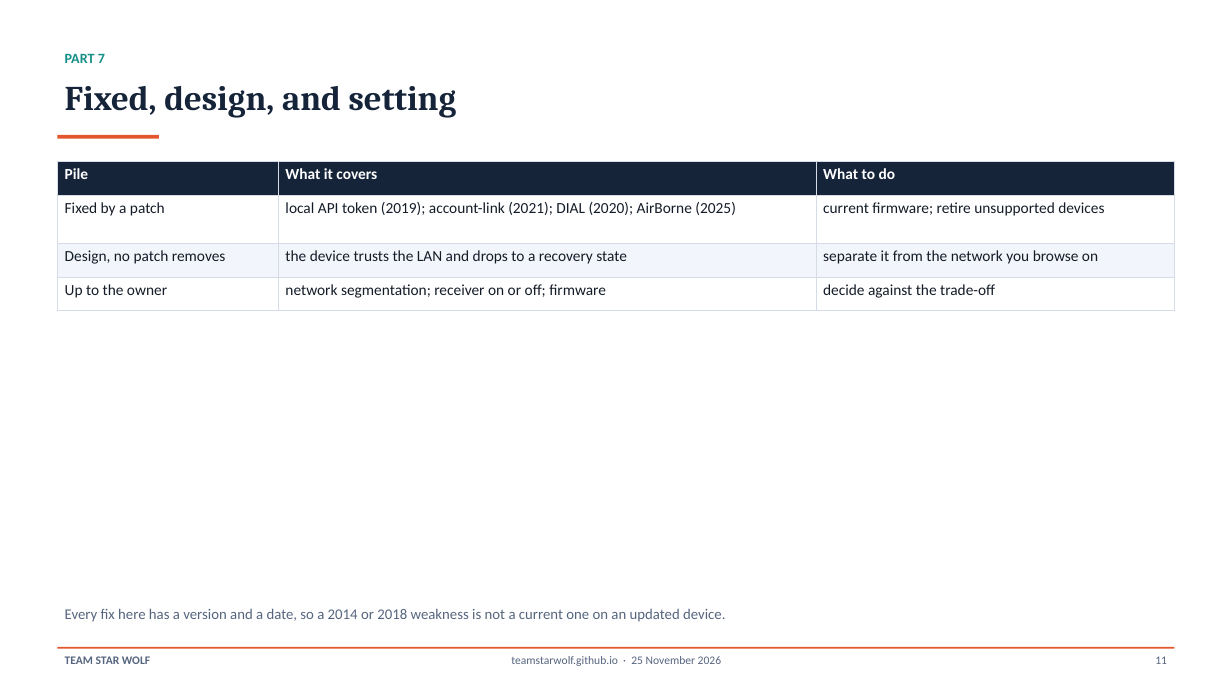
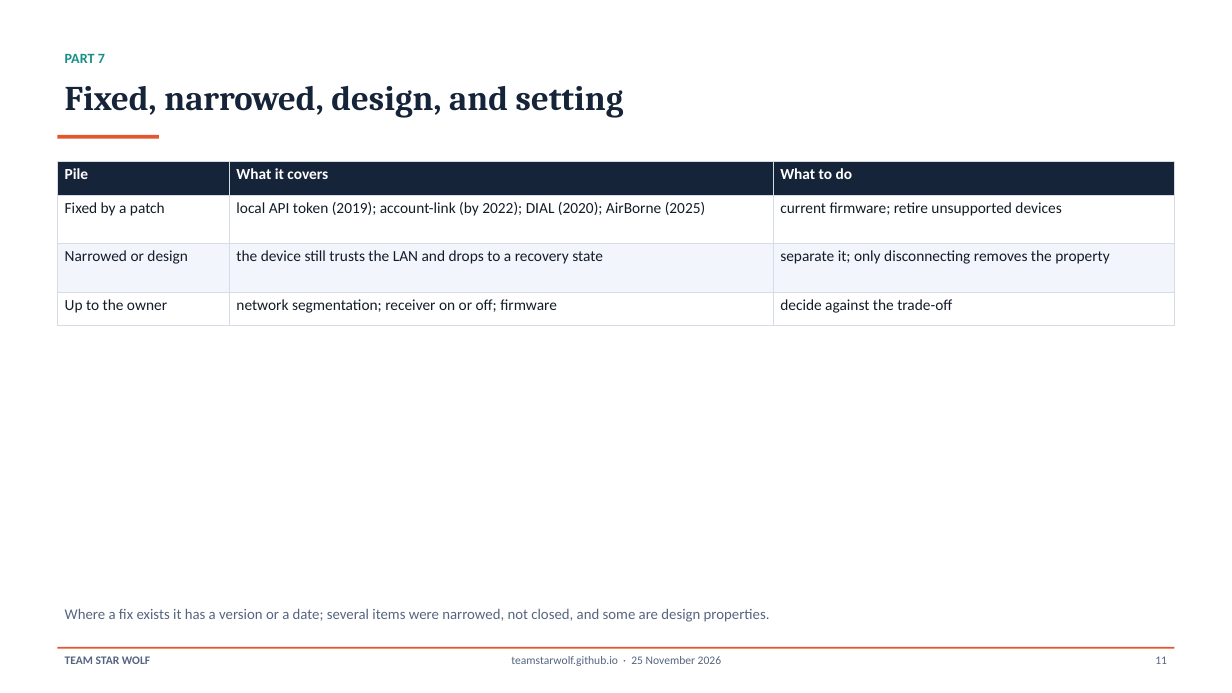
Before and after one commit to TeamStarWolf/TeamStarWolf, a slide deck: slide 11 of case-studies/slides/Casting_Home_Network_Case_Study.pptx. Drawn at 1232x693 pixels with LibreOffice and Linux fonts; fonts in the diff are those of the drawing. Boxes give left, top, right and bottom in pixels: in the first picture for what was removed or moved away, otherwise in the second. Text is boxed around its words. In the diff, an @@ line names an element or a change of style, - is before the commit and + after.

```diff
--- a/case-studies/slides/Casting_Home_Network_Case_Study.pptx
+++ b/case-studies/slides/Casting_Home_Network_Case_Study.pptx
@@ text at bbox=[65, 86, 624, 118]: text changed @@
-Fixed, design, and setting
+Fixed, narrowed, design, and setting
@@ table at bbox=[57, 162, 1175, 325] @@
-row 2, column 2: local API token (2019); account-link (2021); DIAL (2020); AirBorne (2025)
+row 2, column 2: local API token (2019); account-link (by 2022); DIAL (2020); AirBorne (2025)
-row 3: Design, no patch removes | the device trusts the LAN and drops to a recovery state | separate it from the network you browse on
+row 3: Narrowed or design | the device still trusts the LAN and drops to a recovery state | separate it; only disconnecting removes the property
@@ text at bbox=[65, 608, 770, 622]: text changed @@
-Every fix here has a version and a date, so a 2014 or 2018 weakness is not a current one on an updated device.
+Where a fix exists it has a version or a date; several items were narrowed, not closed, and some are design properties.
```
Also in this commit, not shown: 11 other slides changed, 12 other files.
